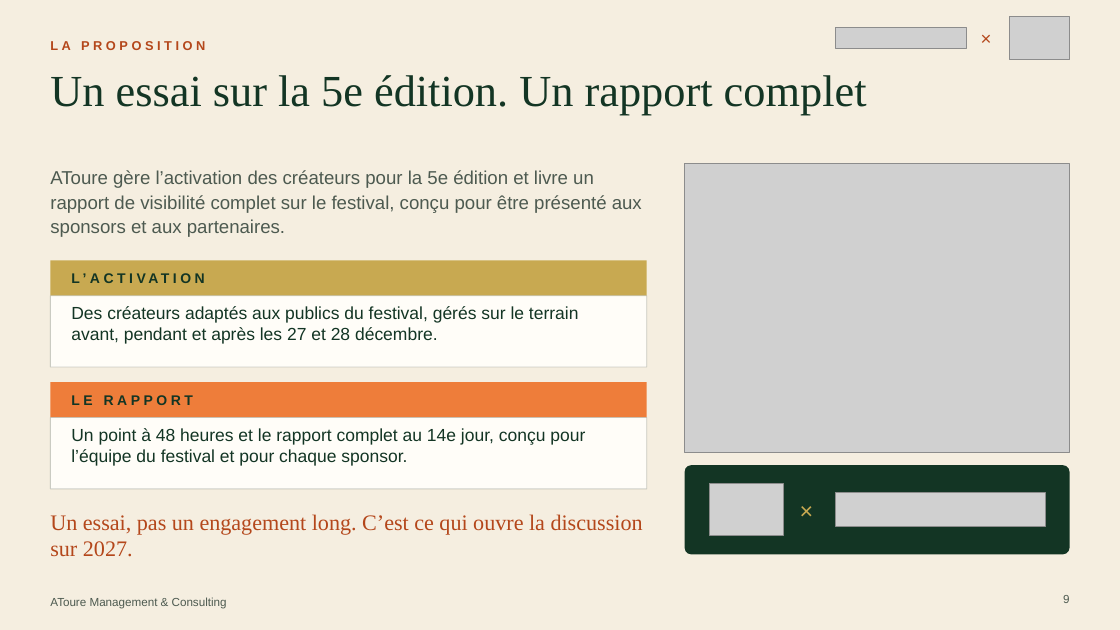
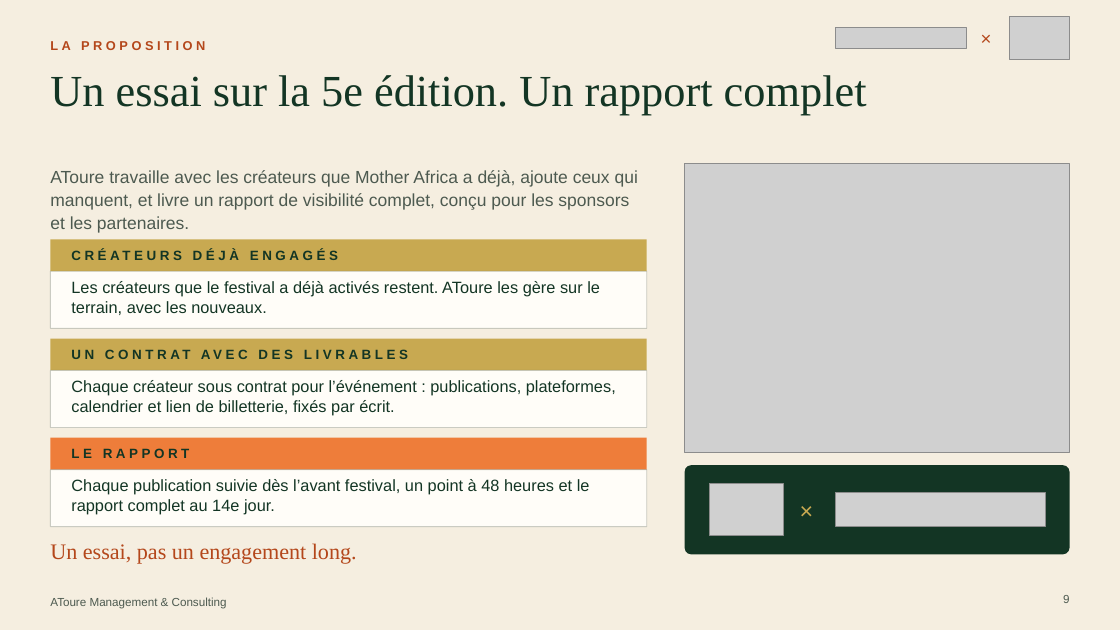
Before and after one commit to atoureconsulting/Mother-Africa, a slide deck: slide 9 of proposition-deck/AToure Mother Africa Festival Proposition.pptx. Drawn at 1120x630 pixels with LibreOffice and Linux fonts; fonts in the diff are those of the drawing; grey boxes stand for pictures. Boxes give left, top, right and bottom in pixels: in the first picture for what was removed or moved away, otherwise in the second. Text is boxed around its words. In the diff, an @@ line names an element or a change of style, - is before the commit and + after.

```diff
--- a/proposition-deck/AToure Mother Africa Festival Proposition.pptx
+++ b/proposition-deck/AToure Mother Africa Festival Proposition.pptx
@@ text at [50,170,638,233]: text changed; size 16 to 15 pt @@
-AToure gère l’activation des créateurs pour la 5e édition et livre un rapport de visibilité complet sur le festival, conçu pour être présenté aux sponsors et aux partenaires.
+AToure travaille avec les créateurs que Mother Africa a déjà, ajoute ceux qui manquent, et livre un rapport de visibilité complet, conçu pour les sponsors et les partenaires.
@@ rectangle: place and size @@
-rectangle at [50,260,647,296]
+rectangle at [50,239,647,271]
@@ text added at [71,239,626,271], 11.5 pt, text #133524, bold @@
+CRÉATEURS DÉJÀ ENGAGÉS
@@ rectangle: place and size @@
-rectangle at [50,296,647,367]
+rectangle at [50,271,647,329]
@@ text at [71,281,600,315]: text changed; size 15 to 14 pt @@
-Des créateurs adaptés aux publics du festival, gérés sur le terrain avant, pendant et après les 27 et 28 décembre.
+Les créateurs que le festival a déjà activés restent. AToure les gère sur le terrain, avec les nouveaux.
@@ text removed at [71,273,86,283] @@
-L’ACTIVATION
@@ rectangle added at [50,339,647,371], fill #C8A951 @@
@@ text added at [71,339,626,371], 11.5 pt, text #133524, bold @@
+UN CONTRAT AVEC DES LIVRABLES
@@ rectangle added at [50,371,647,428], fill #FFFDF8, outline #4D5A50 0.75 pt @@
@@ text added at [71,380,616,415], 14 pt, text #133524 @@
+Chaque créateur sous contrat pour l’événement : publications, plateformes, calendrier et lien de billetterie, fixés par écrit.
@@ rectangle: place and size @@
-rectangle at [50,382,647,418]
+rectangle at [50,438,647,470]
@@ text "LE RAPPORT": place and size @@
-text "LE RAPPORT" at [71,395,193,405]
+text "LE RAPPORT" at [71,448,190,458]
@@ text "LE RAPPORT" at [71,448,190,458]: size 12 to 11.5 pt @@
@@ rectangle: place and size @@
-rectangle at [50,418,647,489]
+rectangle at [50,470,647,527]
@@ text at [71,479,590,515]: text changed; size 15 to 14 pt @@
-Un point à 48 heures et le rapport complet au 14e jour, conçu pour l’équipe du festival et pour chaque sponsor.
+Chaque publication suivie dès l’avant festival, un point à 48 heures et le rapport complet au 14e jour.
@@ text at [50,543,357,564]: text changed @@
-Un essai, pas un engagement long. C’est ce qui ouvre la discussion sur 2027.
+Un essai, pas un engagement long.
```
Also in this commit, not shown: 5 other slides changed, 1 slide removed, 13 other files.
